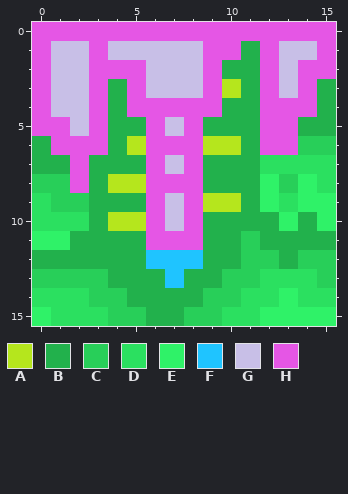
Pixel-art sprite: collections/2-proto_towers/media/original_pngs/151-200/197.png. That is the earlier state.
The file is 16x16 pixels. Colours within 5 levels of each other are drawn and written as one.
Palette (. is transparent): A #b5e61d  B #22b14c  C #28cf59  D #2be060  E #2ff268  F #1fc4ff  G #c8bfe7  H #e556e5
Pixels before, first column x 0:
 0 HHHHHHHHHHHHHHHH
 1 HGGHGGGGGHHBHGGH
 2 HGGHHHGGGHBBHGHH
 3 HGGHBHGGGHABHGHB
 4 HGGHBHHHHHBBHHHB
 5 HHGHBBHGHBBBHHBB
 6 BHHHBAHHHAABHHCC
 7 BBHBBBHGHBBBDDDD
 8 CCHBAAHHHBBBECED
 9 DCCBBBHGHAABEDEE
10 DDDBAAHGHBBBBEBE
11 EEBBBBHHHBBCBBBB
12 BBBBBBFFFBBCCBCC
13 CCCCBBBFBBCCDDDC
14 DDDCCBBBBCCDDEDD
15 EDDDCCBBCCDDEEEE
After:
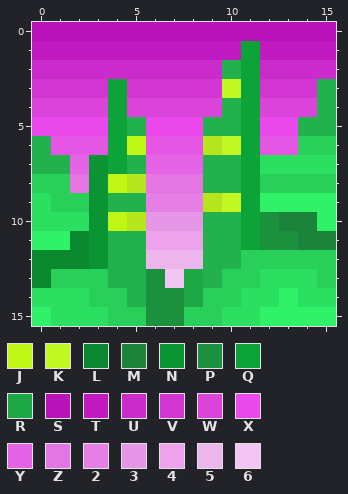
Colours new in this view: J #bff614  K #c3f722  L #0a8830  M #1b833a  N #0b9434  P #1b913e  Q #0ca438  R #1ea746  S #b813b8  T #c01ac0  U #ca2bca  V #d235d2  W #db44db  X #ec49ec  Y #e564e5  Z #e376e3  2 #e57ee5  3 #e696e6  4 #eca3ec  5 #ecb5ec  6 #f3c5f3
The edit:
{"y":0,"x":0,"old":"HHHHHHHHHHHHHHHH","new":"SSSSSSSSSSSSSSSS"}
{"y":1,"x":0,"old":"HGGHGGGGGHHBHGGH","new":"TTTTTTTTTTTQTTTT"}
{"y":2,"x":0,"old":"HGGHHHGGGH","new":"UUUUUUUUUU"}
{"y":2,"x":11,"old":"BHGHH","new":"QUUUU"}
{"y":3,"x":0,"old":"HGGHBHGGGHABHGH","new":"VVVVQVVVVVKQVVV"}
{"y":4,"x":0,"old":"HGGHBHHHHH","new":"WWWWQWWWWW"}
{"y":4,"x":11,"old":"BHHH","new":"QWWW"}
{"y":5,"x":0,"old":"HHGHB","new":"XXXXQ"}
{"y":5,"x":6,"old":"HGH","new":"XXX"}
{"y":5,"x":11,"old":"BHH","new":"QXX"}
{"y":6,"x":4,"old":"BA","new":"QJ"}
{"y":6,"x":10,"old":"AB","new":"KQ"}
{"y":7,"x":2,"old":"HBB","new":"YNQ"}
{"y":7,"x":6,"old":"HGH","new":"YYY"}
{"y":7,"x":11,"old":"B","new":"Q"}
{"y":8,"x":2,"old":"HBA","new":"ZNJ"}
{"y":8,"x":6,"old":"HHH","new":"ZZZ"}
{"y":8,"x":11,"old":"BE","new":"QC"}
{"y":8,"x":14,"old":"ED","new":"CC"}
{"y":9,"x":3,"old":"B","new":"N"}
{"y":9,"x":6,"old":"HGH","new":"222"}
{"y":9,"x":10,"old":"AB","new":"KQ"}
{"y":9,"x":13,"old":"D","new":"E"}
{"y":10,"x":3,"old":"BA","new":"NJ"}
{"y":10,"x":6,"old":"HGH","new":"333"}
{"y":10,"x":11,"old":"BBEB","new":"QPMM"}
{"y":11,"x":2,"old":"BB","new":"LN"}
{"y":11,"x":6,"old":"HHH","new":"444"}
{"y":11,"x":11,"old":"CBBBB","new":"QPPMM"}
{"y":12,"x":0,"old":"BBBB","new":"LLLN"}
{"y":12,"x":6,"old":"FFF","new":"555"}
{"y":12,"x":13,"old":"B","new":"C"}
{"y":13,"x":0,"old":"C","new":"L"}
{"y":13,"x":6,"old":"BFB","new":"P6R"}
{"y":14,"x":6,"old":"BBB","new":"PPR"}
{"y":15,"x":6,"old":"BB","new":"PP"}
{"label":"changed","picture_box":[32,22,336,326]}
